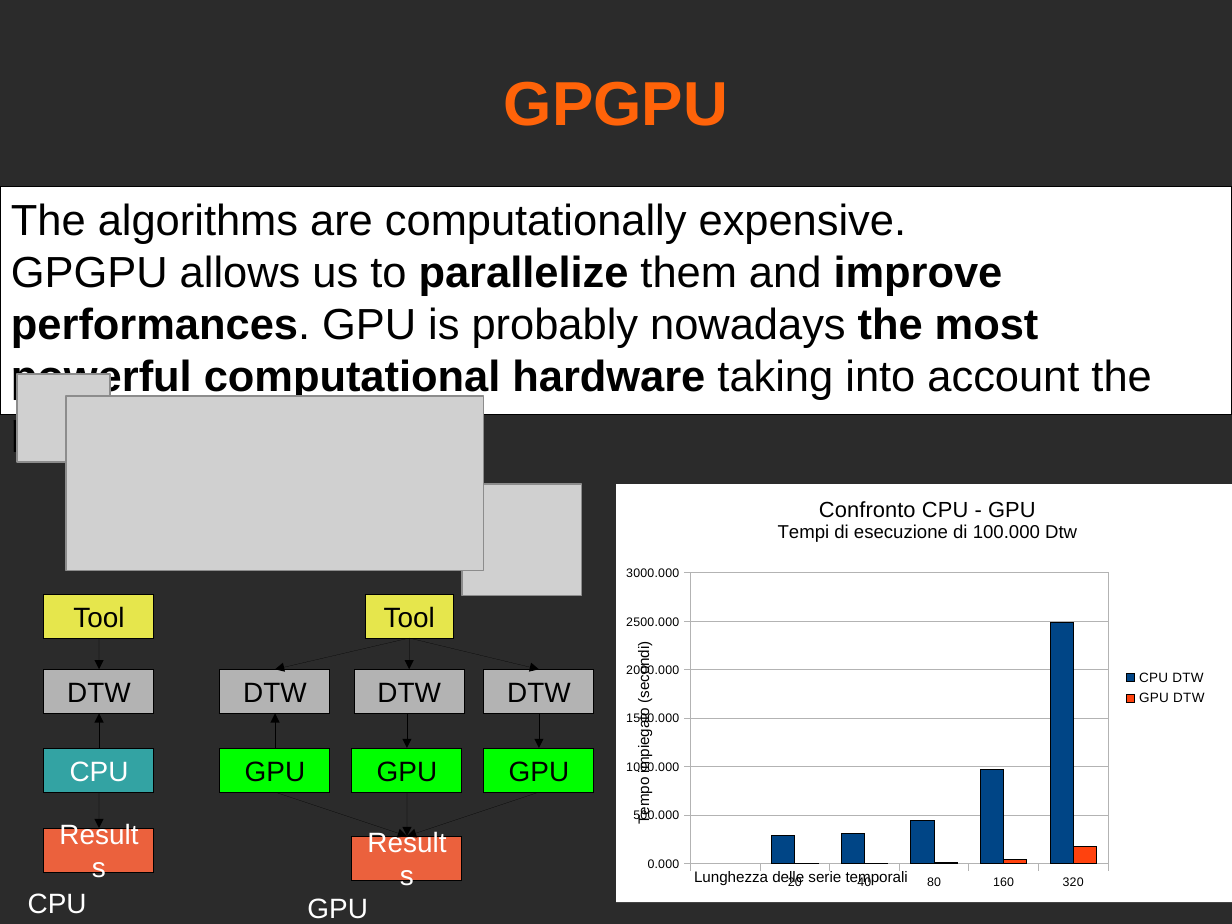
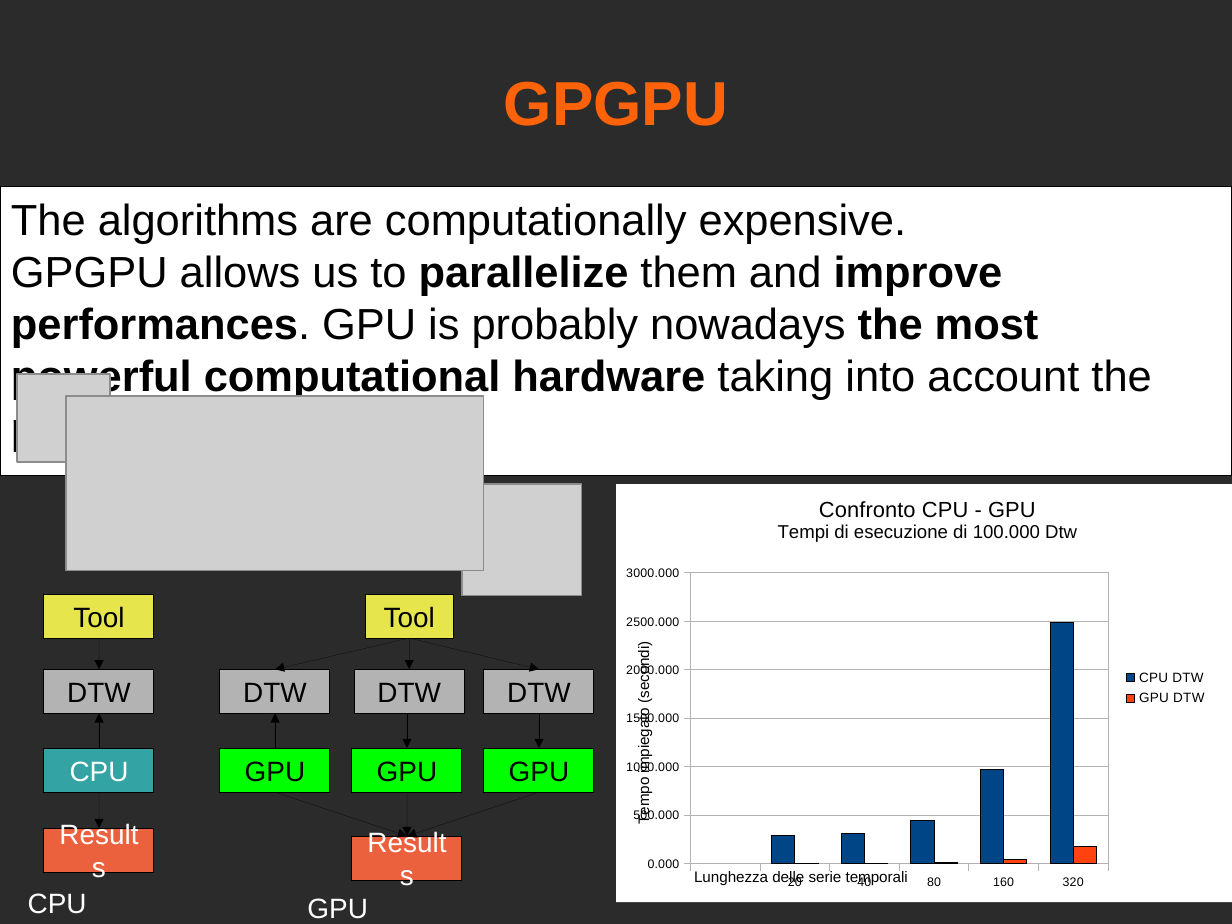
Before and after one commit to volpino/docs-EURAC, a slide deck: slide 8 of presentazione_svizzera2.0.alpha.odp. Drawn at 1232x924 pixels with LibreOffice and Linux fonts; fonts in the diff are those of the drawing; grey boxes stand for pictures; background and template pictures are left out; a plain dark background stands for a picture behind light text. Boxes give left, top, right and bottom in pixels: in the first picture for what was removed or moved away, otherwise in the second. Text is boxed around its words. In the diff, an @@ line names an element or a change of style, - is before the commit and + after.

```diff
--- a/presentazione_svizzera2.0.alpha.odp
+++ b/presentazione_svizzera2.0.alpha.odp
@@ rectangle "The algorithms are computationally expensive.": place and size @@
-rectangle "The algorithms are computationally expensive." at <box>0,186,1232,414</box>
+rectangle "The algorithms are computationally expensive." at <box>0,186,1232,475</box>
```
Also in this commit, not shown: 3 other slides changed, 1 other file.
